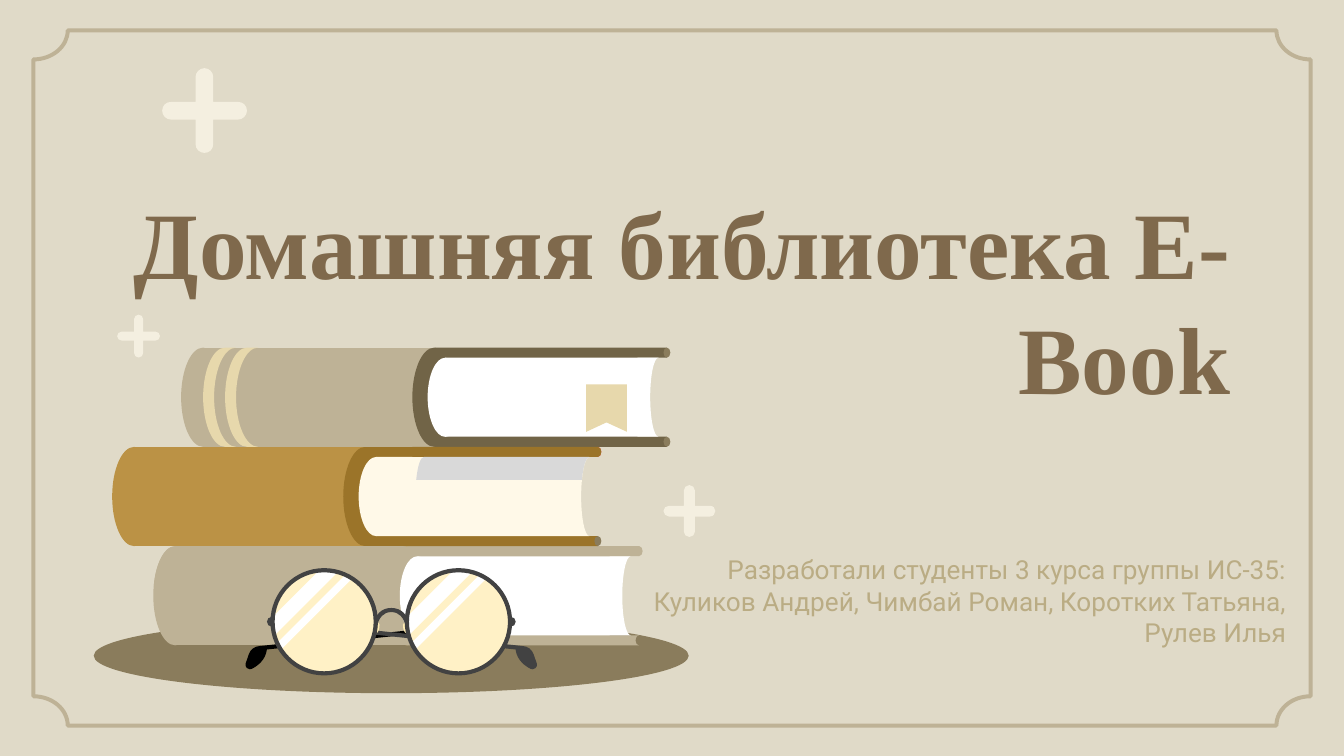
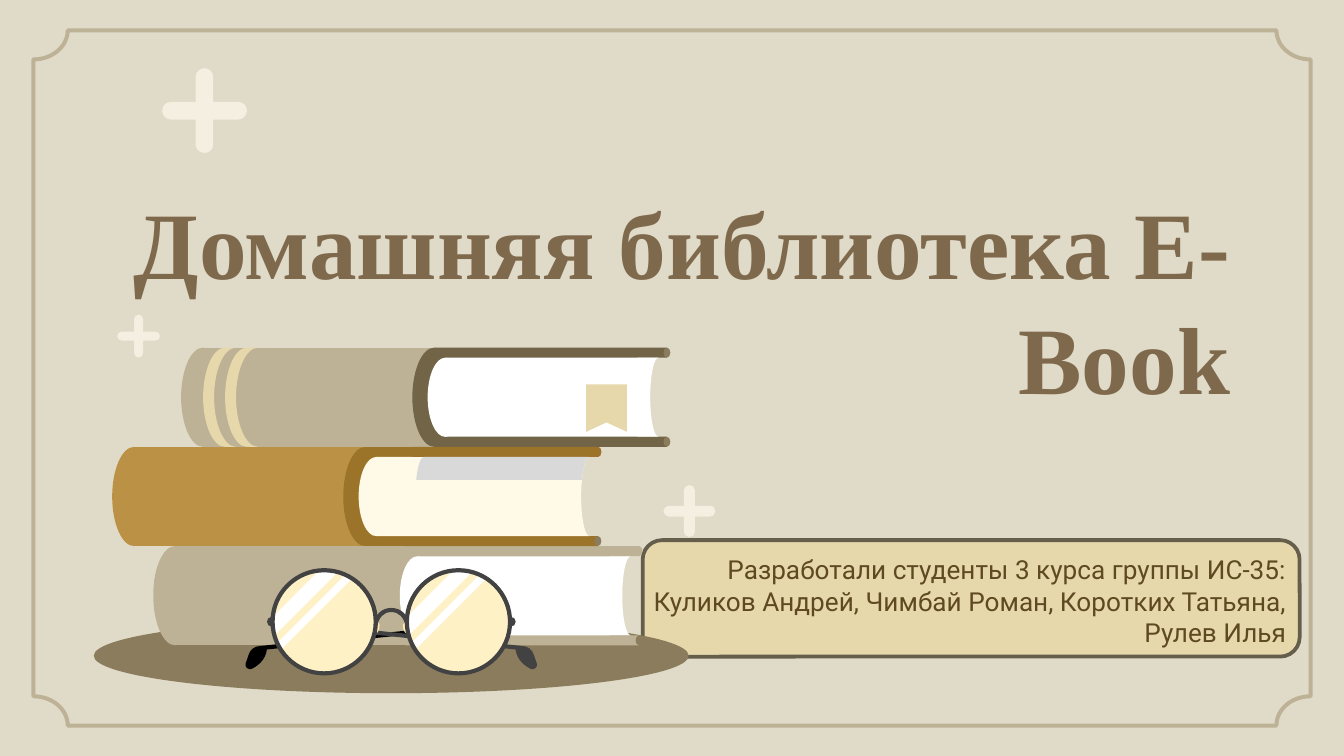
Before and after one commit to Hrustios/E-Book, a slide deck: slide 1 of Report/E-Book.pptx. Drawn at 1344x756 pixels with LibreOffice and Linux fonts; fonts in the diff are those of the drawing; background and template pictures are left out. Boxes give left, top, right and bottom in pixels: in the first picture for what was removed or moved away, otherwise in the second. Text is boxed around its words. In the diff, an @@ line names an element or a change of style, - is before the commit and + after.

```diff
--- a/Report/E-Book.pptx
+++ b/Report/E-Book.pptx
@@ subtitle "Разработали студенты 3 курса группы ..." at box(654, 559, 1286, 648): text colour #BAAC84 to #5E4922 @@
@@ rounded rectangle added at box(642, 540, 1300, 657), fill #E7D8AC, outline #655F4B 2 pt @@
```
Also in this commit, not shown: 5 other files.
